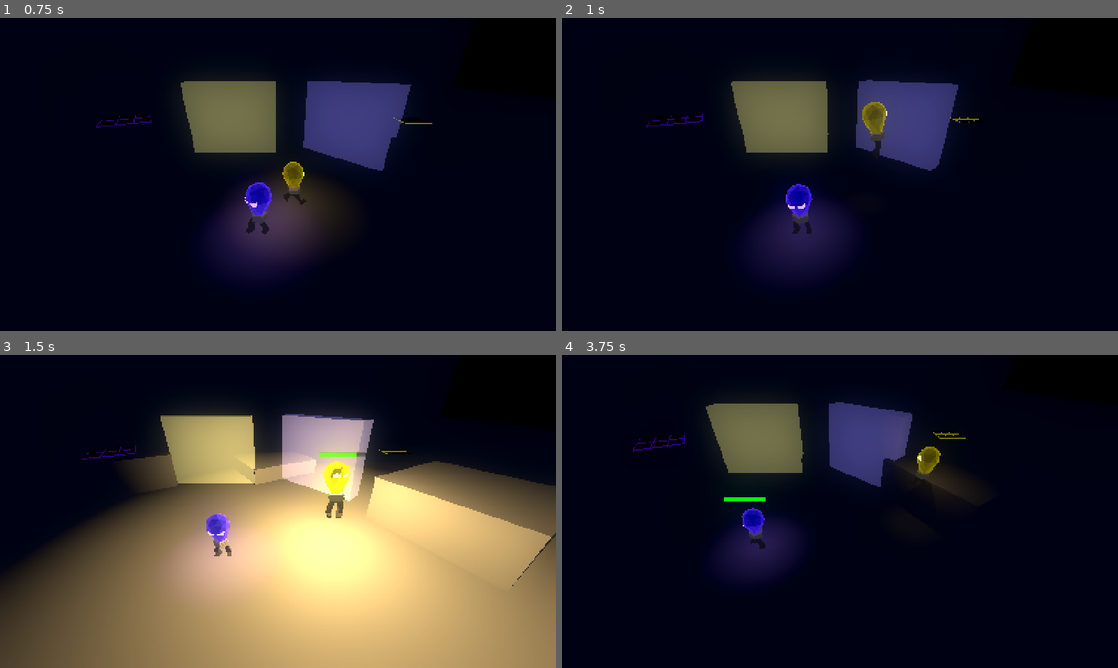
Above: before the commit, frames 1-4 (two rows, left to right).
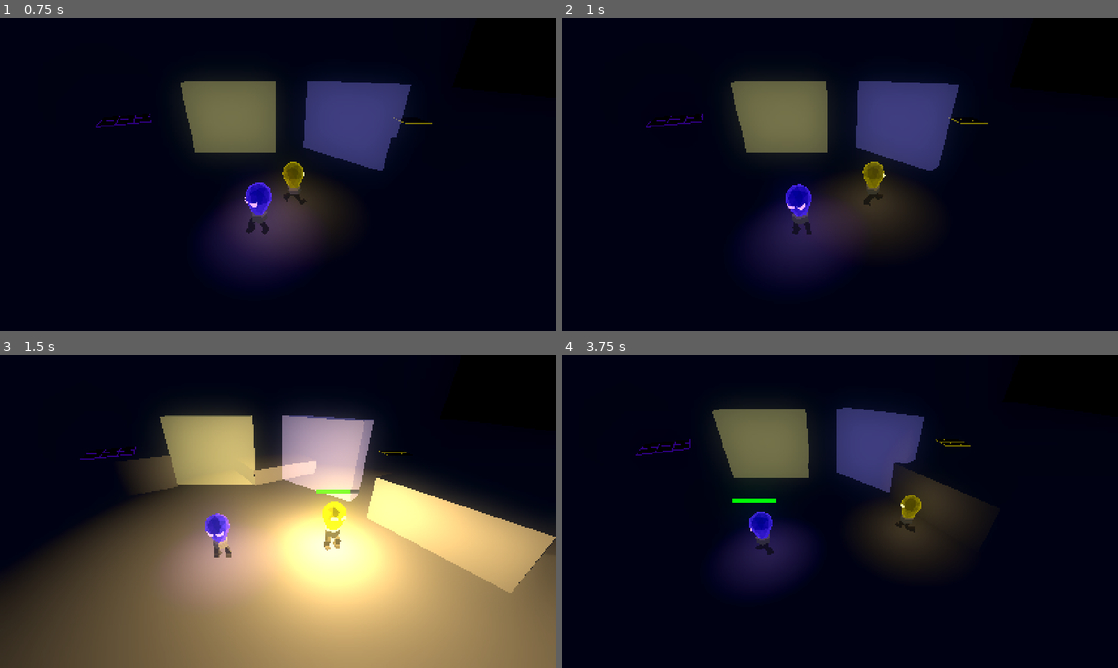
Above: after the commit, the same moments.

Repository: LowPolyFreak/EllieDeesAdventure
Game: Godot game, scene res://Scenes/main.tscn
Two runs of this game, one before a commit and one after it. Both use one fixed random seed, a clock stepped at 60 frames per second and the inputs below.
Inputs:
- Up to frame 1 (0.75 s): hold D (right_p1) from 0.53 s (still down); tap Down (down_p2) at 0.6 s
- Up to frame 2 (1 s): keep holding D (right_p1); tap Space (jump_p1) at 0.77 s
- Up to frame 3 (1.5 s): release D (right_p1) at 1.28 s; hold S (down_p1) from 1.28 s (still down); tap Shift (glow_p1) at 1.35 s
- Up to frame 4 (3.75 s): tap Space (jump_p1) at 1.52, 3.02 s; release S (down_p1) at 2.03 s; hold D (right_p1) 2.03-2.78 s; tap Keypad 0 (glow_p2) at 2.1 s; hold W (up_p1) 2.78-3.53 s; tap E (interact) at 2.85 s; hold A (left_p1) from 3.53 s (still down); tap Left (left_p2) at 3.6 s

Frame 1 is identical in both runs. In frame 2, 3.8% of the frame differs, in the area x 15-77%, y 19-73%; in frame 3, 34%, in the area x 14-100%, y 18-100%; in frame 4, 7.0%.

Commit message:
Removed jump

Diff:
--- a/Scenes/ellie.tscn
+++ b/Scenes/ellie.tscn
@@ -138,17 +138,17 @@
 [node name="EllieModel" parent="." instance=ExtResource("2_mu1gt")]
 
 [node name="Skeleton3D" parent="EllieModel/Armature" index="0"]
-bones/0/position = Vector3(0.0122058, 0.47436, -0.0311285)
-bones/0/rotation = Quaternion(-0.0187112, -0.00284134, -0.0016449, 0.99982)
-bones/1/rotation = Quaternion(0.0603453, -0.160218, 0.968438, 0.181155)
+bones/0/position = Vector3(0.012134, 0.474622, -0.0308688)
+bones/0/rotation = Quaternion(-0.0245728, -0.0031749, -0.00165957, 0.999692)
+bones/1/rotation = Quaternion(0.061583, -0.16662, 0.967486, 0.180044)
 bones/1/scale = Vector3(1, 1, 1)
-bones/2/rotation = Quaternion(0.481755, -0.00375413, 0.225168, 0.846875)
-bones/3/rotation = Quaternion(-0.87516, -0.0139073, -0.0248461, 0.482995)
+bones/2/rotation = Quaternion(0.481244, -0.0037557, 0.224929, 0.847229)
+bones/3/rotation = Quaternion(-0.874593, -0.0142217, -0.0253019, 0.483988)
 bones/3/scale = Vector3(1, 1, 1)
-bones/4/rotation = Quaternion(-0.0372173, -0.16802, 0.973851, -0.148318)
+bones/4/rotation = Quaternion(-0.0379059, -0.174794, 0.972701, -0.14786)
 bones/4/scale = Vector3(1, 1, 1)
-bones/5/rotation = Quaternion(0.491083, 0.00372509, -0.229528, 0.840322)
-bones/6/rotation = Quaternion(-0.882061, 0.0190644, 0.0653008, 0.466198)
+bones/5/rotation = Quaternion(0.490615, 0.00372657, -0.229309, 0.840654)
+bones/6/rotation = Quaternion(-0.881348, 0.0192971, 0.0655429, 0.467502)
 bones/6/scale = Vector3(1, 1, 1)
 bones/7/position = Vector3(-0.187498, 0.245262, -0.282433)
 bones/8/position = Vector3(-0.170884, 0.0506439, 0.0332276)
@@ -161,7 +161,7 @@
 bones/10/scale = Vector3(1, 1, 1)
 
 [node name="BoneAttachment3D" parent="EllieModel/Armature/Skeleton3D" index="0"]
-transform = Transform3D(0.999978, 0.00339554, -0.0056201, -0.00318288, 0.999294, 0.0374251, 0.00574321, -0.0374064, 0.999284, 0.0122058, 0.47436, -0.0311285)
+transform = Transform3D(0.999974, 0.00347414, -0.00626629, -0.00316207, 0.998787, 0.049141, 0.00642941, -0.0491199, 0.998772, 0.012134, 0.474622, -0.0308688)
 
 [node name="OmniLight3D" parent="EllieModel/Armature/Skeleton3D/BoneAttachment3D" index="0"]
 light_energy = 0.25
--- a/Scripts/player.gd
+++ b/Scripts/player.gd
@@ -83,8 +83,8 @@
 
 	# Handle jump.
 
-	if Input.is_action_just_pressed(jump) and is_on_floor():
-		velocity.y = JUMP_VELOCITY
+	#if Input.is_action_just_pressed(jump) and is_on_floor():
+		#velocity.y = JUMP_VELOCITY
 
 	var input_dir = Input.get_vector(left, right, up, down)
 	var direction = (transform.basis * Vector3(input_dir.x, 0, input_dir.y)).normalized()
